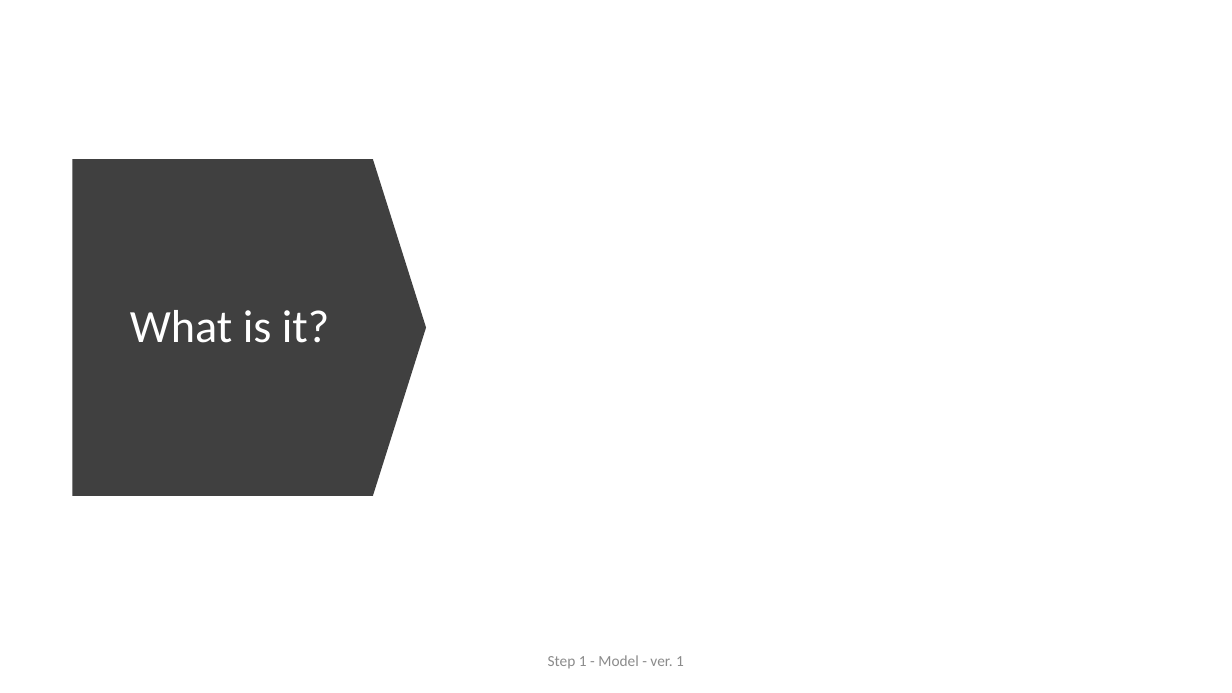
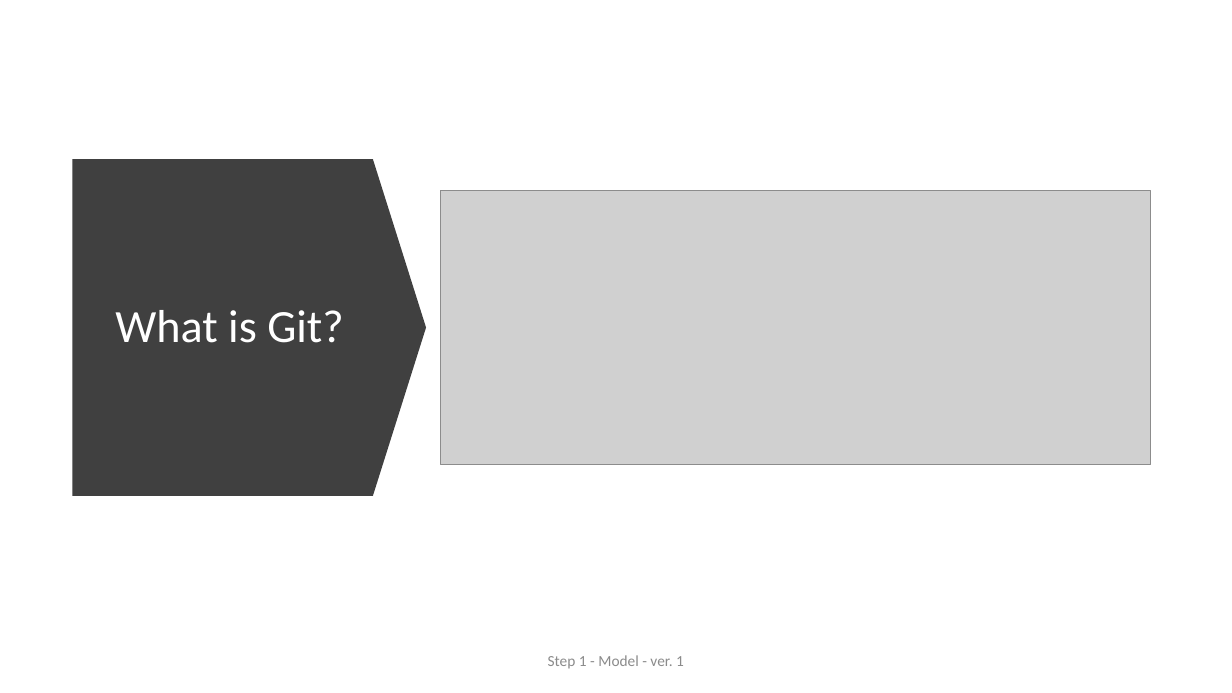
Before and after one commit to ext4dmin/DevOps-Mentorship, a slide deck: slide 16 of Step06-Version_Control_System_presentation.pptx. Drawn at 1232x693 pixels with LibreOffice and Linux fonts; fonts in the diff are those of the drawing; grey boxes stand for pictures. Boxes give left, top, right and bottom in pixels: in the first picture for what was removed or moved away, otherwise in the second. Text is boxed around its words. In the diff, an @@ line names an element or a change of style, - is before the commit and + after.

```diff
--- a/Step06-Version_Control_System_presentation.pptx
+++ b/Step06-Version_Control_System_presentation.pptx
@@ picture added at [441,190,1151,465] @@
@@ title at [115,310,344,343]: text changed @@
-What is it?
+What is Git?
```
Also in this commit, not shown: 8 slides added, 1 other file.
